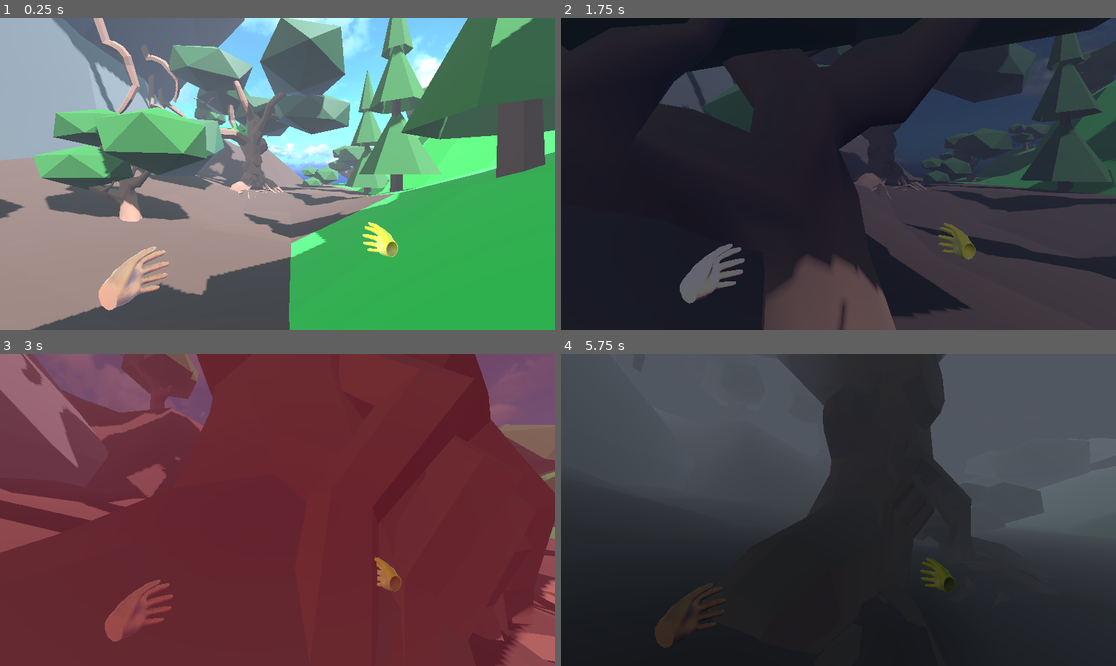
Above: before the commit, frames 1-4 (two rows, left to right).
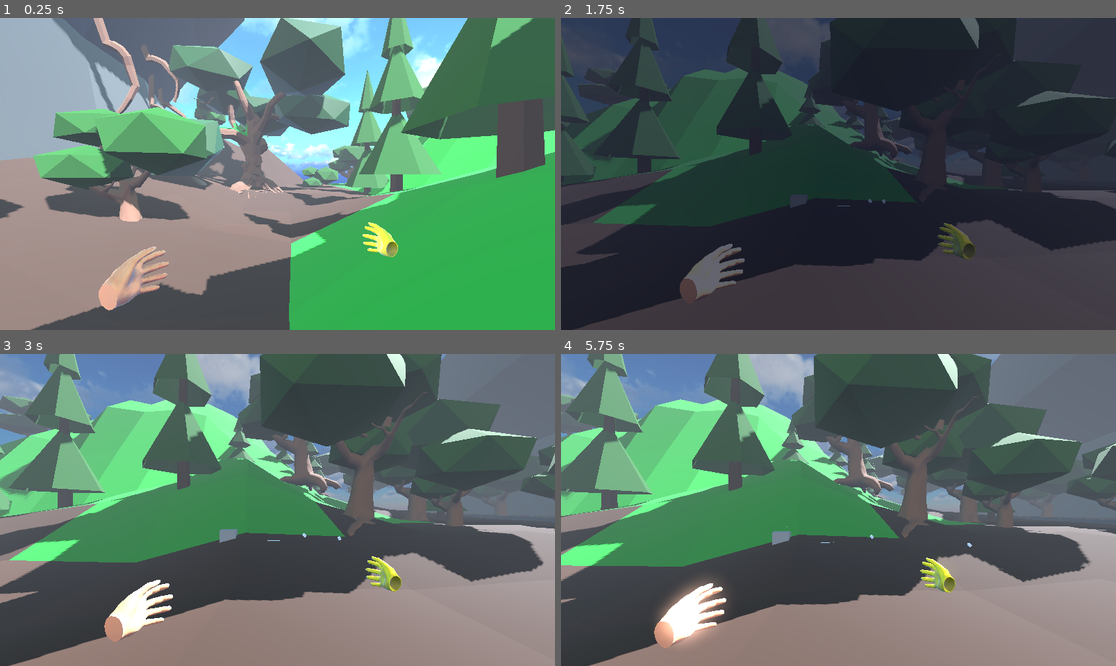
Above: after the commit, the same moments.

Repository: goatchurchprime/gamejamenchanted
Game: Godot game, scene res://main.tscn
Same seed, same stepped clock (60 frames per second), same inputs: the game is played once before the commit and once after it. Sound files missing from this copy of the repository are replaced by a short silence.
Inputs (mouse positions are in pixels of both pictures, inside the frame that each line leads up to):
- Up to frame 1 (0.25 s): no input
- Up to frame 2 (1.75 s): tap Enter (ui_accept) at 0.5, 0.77, 1.07, 1.52 s; move the mouse to (866, 174) at 0.52 s; hold Up (ui_up) from 0.53 s (still down); tap T at 0.6 s; click (866, 174) at 0.67 s; tap P at 0.8, 1.35 s; move the mouse to (810, 174) at 1.27 s; tap C at 1.55 s
- Up to frame 3 (3 s): keep holding Up (ui_up); tap Enter (ui_accept) at 1.82 s; move the mouse to (288, 503) at 2.02 s; tap C at 2.1 s; tap B at 2.3, 2.85 s; move the mouse to (271, 516) at 2.77 s; click (271, 516) at 2.92 s
- Up to frame 4 (5.75 s): keep holding Up (ui_up); tap Enter (ui_accept) at 3.02, 3.32, 3.77, 4.07, 4.52, 4.82 s; tap T at 3.05, 3.6 s; move the mouse to (877, 513) at 3.52 s; tap P at 3.8, 4.35 s; move the mouse to (794, 506) at 4.27 s; tap C at 4.55, 5.1 s; move the mouse to (844, 510) at 5.02 s; click (844, 510) at 5.17 s; tap B at 5.3 s

The runs differ from the first frame. In frame 1, less than 0.1% of the frame differs, in the area x 35-61%, y 2-54%; in frame 2, 50%; in frame 3, 100%, in the area x 0-100%, y 0-100%; in frame 4, 81%.

Commit message:
nothing to see here

Diff:
--- a/enchantedtree/main.gd
+++ b/enchantedtree/main.gd
@@ -5,7 +5,10 @@
 
 func getcontextmenutexts():
 	return [ "togglecandle", "toggleshadow",
-			 "intotree", "spawnpt", "togglebloom" ]
+			 "intotree", "spawnpt", "togglebloom",
+			"cock1" ]
+
+var Ddebugmode = true
 
 func radialmenuitem(menutext):
 	if menutext == "togglecandle":
@@ -19,6 +22,8 @@
 		getyouintothetree()
 	elif menutext == "spawnpt":
 		getyoutothespawnpoint()
+	elif menutext == "cock1":
+		cock1shadow()
 	else:
 		printerr("Unknown menu item ", menutext)
 
@@ -36,21 +41,23 @@
 	var treecentretrans = find_child("PosIntoTree").global_transform
 
 	# rapid drawing into the tree
-	#$XROrigin3D/PlayerBody.teleport(treecentretrans)
-	var ao = $XROrigin3D/PlayerBody.global_transform.origin + Vector3(0,0.5,0)
-	var bgravity = $XROrigin3D/PlayerBody.gravity
-	$XROrigin3D/MovementFlight.enabled = true
-	$XROrigin3D/MovementDesktopFlight.enabled = true
-	$XROrigin3D/MovementGravityZones.enabled = true
-	for i in range(11):
-		$XROrigin3D/PlayerBody.teleport(Transform3D(treecentretrans.basis, lerp(ao, treecentretrans.origin, i/10.0)))
-		$XROrigin3D/XRControllerLeft.trigger_haptic_pulse(&"haptic",0,i/10.0,0.09,0)
-		$XROrigin3D/XRControllerRight.trigger_haptic_pulse(&"haptic",0,i/10.0,0.09,0)
-		$XROrigin3D/TeleportToTreesound.play()
-		await get_tree().create_timer(0.2).timeout
-	$XROrigin3D/MovementGravityZones.enabled = false
-	$XROrigin3D/MovementFlight.enabled = false
-	$XROrigin3D/MovementDesktopFlight.enabled = false
+	if Ddebugmode:
+		$XROrigin3D/PlayerBody.teleport(treecentretrans)
+	else:
+		var ao = $XROrigin3D/PlayerBody.global_transform.origin + Vector3(0,0.5,0)
+		var bgravity = $XROrigin3D/PlayerBody.gravity
+		$XROrigin3D/MovementFlight.enabled = true
+		$XROrigin3D/MovementDesktopFlight.enabled = true
+		$XROrigin3D/MovementGravityZones.enabled = true
+		for i in range(11):
+			$XROrigin3D/PlayerBody.teleport(Transform3D(treecentretrans.basis, lerp(ao, treecentretrans.origin, i/10.0)))
+			$XROrigin3D/XRControllerLeft.trigger_haptic_pulse(&"haptic",0,i/10.0,0.09,0)
+			$XROrigin3D/XRControllerRight.trigger_haptic_pulse(&"haptic",0,i/10.0,0.09,0)
+			$XROrigin3D/TeleportToTreesound.play()
+			await get_tree().create_timer(0.2).timeout
+		$XROrigin3D/MovementGravityZones.enabled = false
+		$XROrigin3D/MovementFlight.enabled = false
+		$XROrigin3D/MovementDesktopFlight.enabled = false
 
 	$FireFlies.position = treecentretrans.origin
 	$FireFlies.global_position.y = $XROrigin3D/XRCamera3D.global_position.y - 0.3
@@ -73,6 +80,17 @@
 	$XROrigin3D/XRControllerLeft/XRToolsCollisionHand/HandLight.visible = false
 	$XROrigin3D/XRControllerRight/XRToolsCollisionHand/HandLight.visible = false
 
+func cock1shadow():
+	for i in range(5):
+		$SpotLightIntoTree.light_projector = null
+		await get_tree().create_timer(0.5).timeout
+		$SpotLightIntoTree.light_projector = load("res://images/cockshadow2.tres")
+		await get_tree().create_timer(0.5).timeout
+		$SpotLightIntoTree.light_projector = load("res://images/cockshadow1.tres")
+		await get_tree().create_timer(0.5).timeout
+
+
+
 func _process(delta):
 	$CandleLightConetree.light_energy = clamp($CandleLightConetree.light_energy + randf_range(-14,14)*delta, 1, 3)
 
--- a/enchantedtree/main.tscn
+++ b/enchantedtree/main.tscn
@@ -4,12 +4,12 @@
 [ext_resource type="Script" uid="uid://boe4rm0qcksye" path="res://addons/godot-xr-tools/staging/staging.gd" id="2_82xsv"]
 [ext_resource type="PackedScene" uid="uid://ccxxjdxanad7i" path="res://Player.tscn" id="3_4c57u"]
 [ext_resource type="Texture2D" uid="uid://et1u8y28sujq" path="res://images/AllSkyFree_Sky_EpicBlueSunset_Equirect.jpg" id="4_cegan"]
+[ext_resource type="Texture2D" uid="uid://wqw2xmdoe8u4" path="res://images/cockshadow2.tres" id="6_vivmo"]
 [ext_resource type="Texture2D" uid="uid://buuuwdedrsvgg" path="res://images/treelightcookie1.png" id="8_2cqfq"]
 [ext_resource type="Script" uid="uid://cbnaj04x78dhl" path="res://goatcode/fire_flies.gd" id="9_2cqfq"]
 [ext_resource type="PackedScene" uid="uid://c8l60rnugru40" path="res://addons/godot-xr-tools/objects/pickable.tscn" id="10_4c57u"]
 [ext_resource type="PackedScene" uid="uid://btmit5ngynkqv" path="res://goatcode/fire_fly.tscn" id="10_yaehf"]
 [ext_resource type="AudioStream" uid="uid://c8rfuvb3a80n5" path="res://sounds/Socapex - Evol Online SFX - Punches and hits/Socapex - Monster_Hurt.wav" id="11_074og"]
-[ext_resource type="Texture2D" uid="uid://lvtu4r47cr1t" path="res://images/Wood075_1K-JPG/Wood075_1K-JPG_Color2.jpg" id="14_cegan"]
 [ext_resource type="PackedScene" uid="uid://dbhbxx871gscn" path="res://Tools/Chisel/chisel.tscn" id="14_vivmo"]
 [ext_resource type="Texture2D" uid="uid://dggndb8vfmgar" path="res://images/Wood075_1K-JPG/Wood075_1K-JPG_NormalGL2.jpg" id="15_82xsv"]
 [ext_resource type="PackedScene" uid="uid://k0td2wlrkn2" path="res://Tools/Chisel/hammer.tscn" id="15_yaehf"]
@@ -31,21 +31,6 @@
 fog_enabled = true
 fog_sky_affect = 0.353
 
-[sub_resource type="CylinderShape3D" id="CylinderShape3D_2cqfq"]
-height = 0.2
-radius = 0.1
-
-[sub_resource type="CylinderMesh" id="CylinderMesh_yaehf"]
-top_radius = 0.1
-bottom_radius = 0.1
-height = 0.2
-
-[sub_resource type="StandardMaterial3D" id="StandardMaterial3D_ryguw"]
-albedo_texture = ExtResource("14_cegan")
-roughness_texture = ExtResource("16_getpj")
-normal_enabled = true
-normal_texture = ExtResource("15_82xsv")
-
 [sub_resource type="StandardMaterial3D" id="StandardMaterial3D_efxa6"]
 shading_mode = 0
 albedo_color = Color(1, 1, 0.0196078, 1)
@@ -55,6 +40,20 @@
 top_radius = 0.02
 bottom_radius = 0.02
 height = 0.05
+
+[sub_resource type="CylinderShape3D" id="CylinderShape3D_2cqfq"]
+height = 0.2
+radius = 0.1
+
+[sub_resource type="CylinderMesh" id="CylinderMesh_yaehf"]
+top_radius = 0.1
+bottom_radius = 0.1
+height = 0.2
+
+[sub_resource type="StandardMaterial3D" id="StandardMaterial3D_ryguw"]
+roughness_texture = ExtResource("16_getpj")
+normal_enabled = true
+normal_texture = ExtResource("15_82xsv")
 
 [sub_resource type="StandardMaterial3D" id="StandardMaterial3D_074og"]
 resource_name = "Material.003"
@@ -101,7 +100,28 @@
 shadow_caster_mask = 4293918722
 spot_range = 80.0
 spot_angle = 30.0
-spot_angle_attenuation = 0.0669859
+spot_angle_attenuation = 0.0291573
+
+[node name="SpotLightIntoTree" type="SpotLight3D" parent="."]
+transform = Transform3D(-0.555921, -0.0829559, 0.827086, 0.323945, 0.894716, 0.307477, -0.765514, 0.438864, -0.470518, -1.38449, 11.4907, -46.4782)
+light_color = Color(0.67451, 1, 1, 1)
+light_energy = 100.0
+light_projector = ExtResource("6_vivmo")
+shadow_enabled = true
+spot_range = 20.0
+spot_angle = 14.2247
+spot_angle_attenuation = 0.0281641
+
+[node name="CandleLightConetree" type="OmniLight3D" parent="."]
+transform = Transform3D(1, -2.98023e-08, -2.98023e-08, 2.98023e-08, 1, 0, 2.98023e-08, -8.88178e-16, 1, -7.09674, 3.29294, -42.8463)
+light_color = Color(1, 1, 0.0784314, 1)
+light_energy = 1.696
+light_bake_mode = 1
+omni_range = 6.0
+
+[node name="MeshInstance3D" type="MeshInstance3D" parent="CandleLightConetree"]
+transform = Transform3D(1, 0, 0, 0, 1, 0, 0, 0, 1, 0, -0.073804, 0)
+mesh = SubResource("CylinderMesh_dg77c")
 
 [node name="FireFlies" type="Node3D" parent="."]
 transform = Transform3D(1, 0, 0, 0, 1, 0, 0, 0, 1, -0.553757, 1.35127, -2.05955)
@@ -152,18 +172,6 @@
 skeleton = NodePath("")
 surface_material_override/0 = SubResource("StandardMaterial3D_ryguw")
 
-[node name="CandleLightConetree" type="OmniLight3D" parent="."]
-transform = Transform3D(1, 0, 0, 0, 1, 0, 0, 0, 1, -1.122, 0.624245, 16.575)
-visible = false
-light_color = Color(1, 1, 0.0784314, 1)
-light_energy = 1.696
-light_bake_mode = 1
-omni_range = 6.0
-
-[node name="MeshInstance3D" type="MeshInstance3D" parent="CandleLightConetree"]
-transform = Transform3D(1, 0, 0, 0, 1, 0, 0, 0, 1, 0, -0.073804, 0)
-mesh = SubResource("CylinderMesh_dg77c")
-
 [node name="TaviBlockouts" type="Node3D" parent="."]
 
 [node name="BlockoutDepression" parent="TaviBlockouts" instance=ExtResource("16_074og")]
@@ -209,6 +217,9 @@
 [node name="Hammer" parent="DomiTools" instance=ExtResource("15_yaehf")]
 transform = Transform3D(1, 0, 0, 0, 1, 0, 0, 0, 1, -0.148918, 0.886228, -1.98565)
 
+[node name="SubViewport" type="SubViewport" parent="."]
+disable_3d = true
+
 [connection signal="timeout" from="FireFlies/Timer" to="FireFlies" method="_on_timer_timeout"]
 
 [editable path="TaviBlockouts/BlockoutDepression"]
